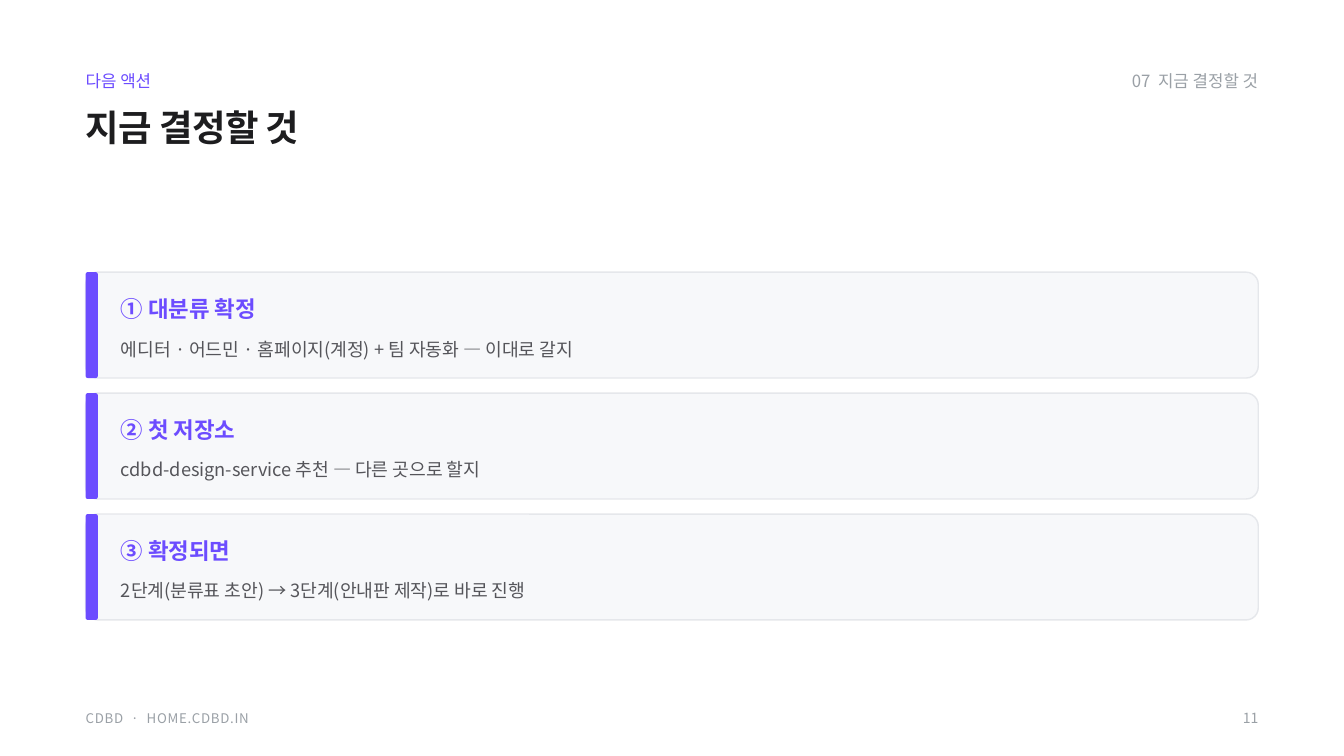
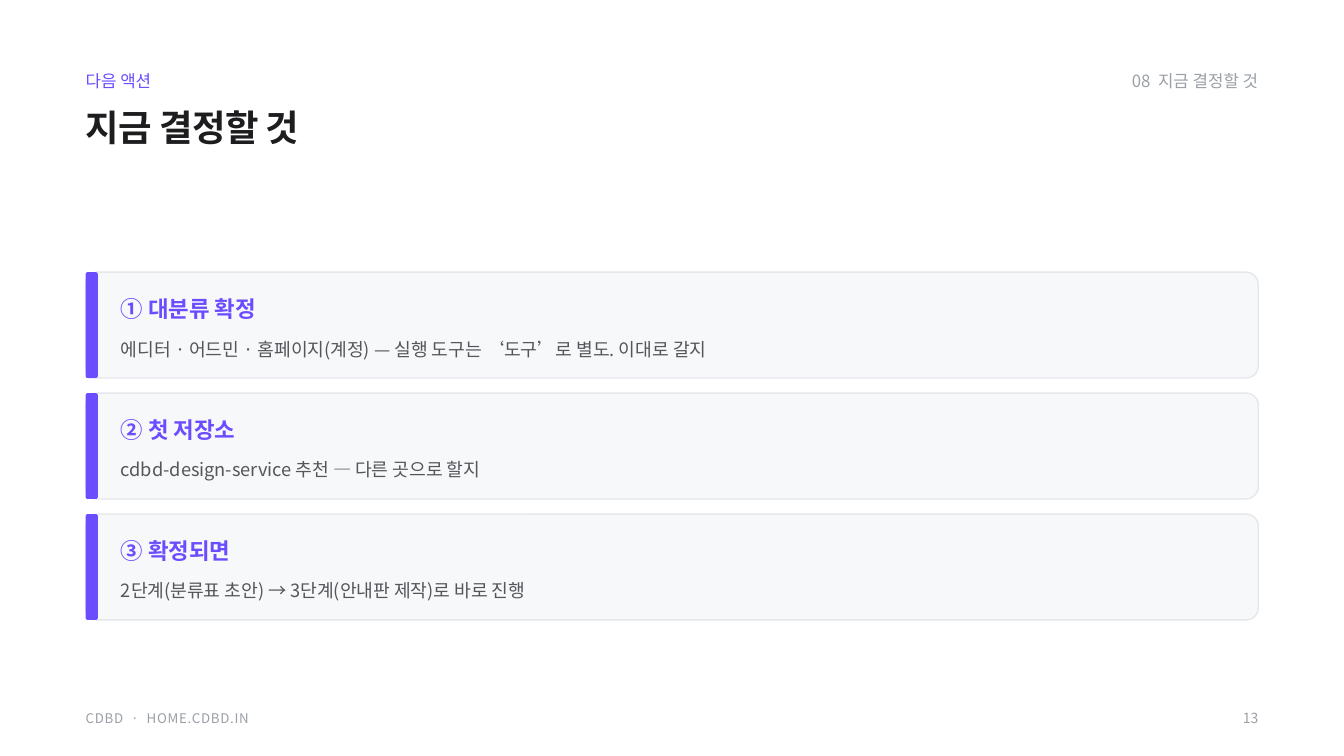
Before and after one commit to CdBd-in/design, a slide deck: slide 13 of _기능 안내판 실행 계획.pptx (slide 11 before the commit). Drawn at 1344x756 pixels with LibreOffice and Linux fonts; fonts in the diff are those of the drawing. Boxes give left, top, right and bottom in pixels: in the first picture for what was removed or moved away, otherwise in the second. Text is boxed around its words. In the diff, an @@ line names an element or a change of style, - is before the commit and + after.

```diff
--- a/_기능 안내판 실행 계획.pptx
+++ b/_기능 안내판 실행 계획.pptx
@@ text at [1132,73,1258,88]: text changed @@
-07 지금 결정할 것
+08 지금 결정할 것
@@ text at [121,340,706,360]: text changed @@
-에디터 · 어드민 · 홈페이지(계정) + 팀 자동화 — 이대로 갈지
+에디터 · 어드민 · 홈페이지(계정) — 실행 도구는 ‘도구’로 별도. 이대로 갈지
@@ text at [1243,713,1259,723]: text changed @@
-11
+13
```
Also in this commit, not shown: 8 other slides changed, 2 slides added, 1 other file.
